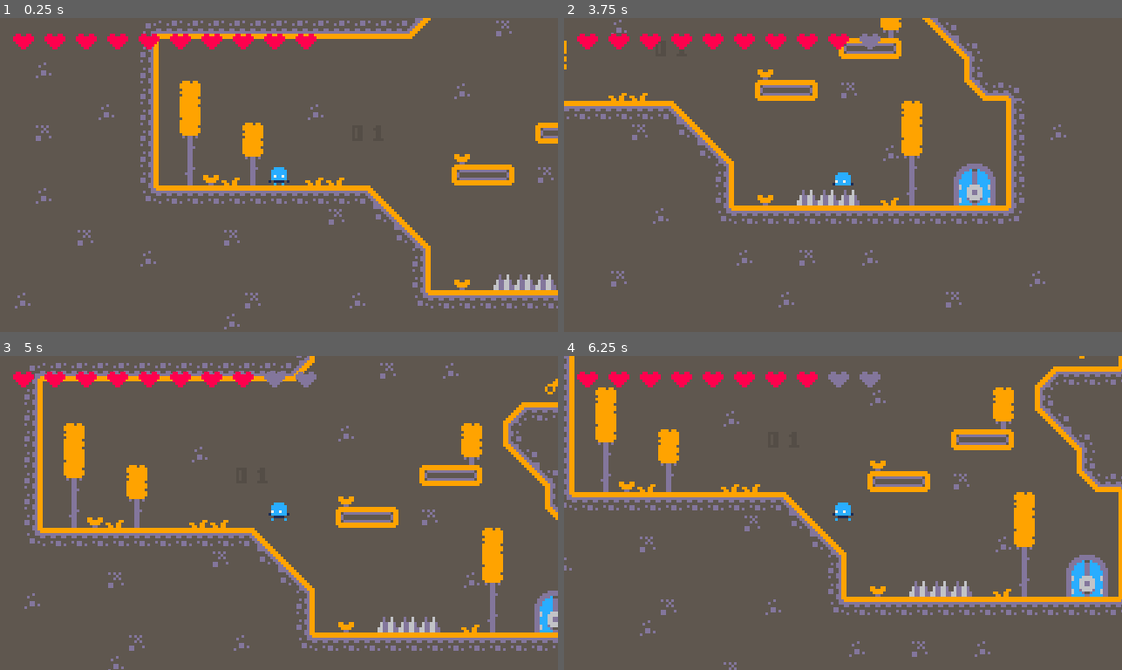
Above: before the commit, frames 1-4 (two rows, left to right).
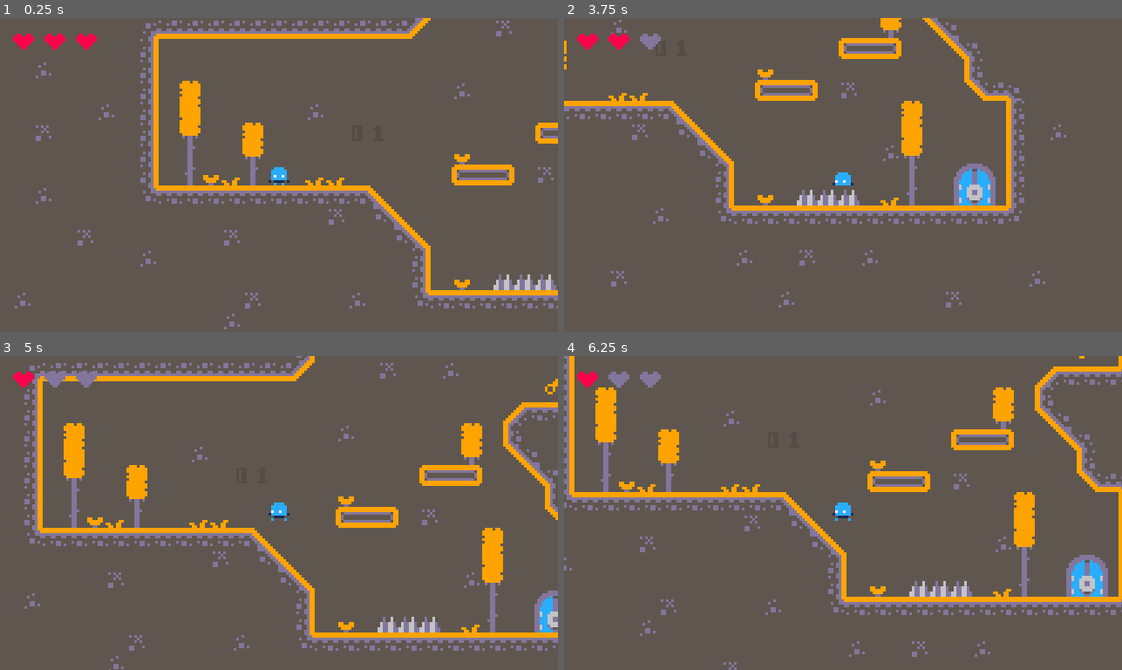
Above: after the commit, the same moments.

Repository: GreenM4x/rng_godot_game
Game: Godot game, scene res://Sceanes/Level/level_1.tscn
Two runs of this game, one before a commit and one after it. Both use one fixed random seed, a clock stepped at 60 frames per second and the inputs below.
Inputs:
- Up to frame 1 (0.25 s): no input
- Up to frame 2 (3.75 s): tap Enter at 0.5 s; hold D (move_right) 0.53-2.03 s; tap W (jump) at 0.6, 0.77, 1.07, 1.35, 1.52, 1.82, 2.1, 2.85, 3.02, 3.32, 3.6 s; hold A (move_left) 2.03-2.78 s; hold D (move_right) from 2.78 s (still down)
- Up to frame 3 (5 s): tap W (jump) at 3.77, 4.07, 4.35, 4.52, 4.82 s; release D (move_right) at 4.28 s; hold A (move_left) from 4.28 s (still down)
- Up to frame 4 (6.25 s): release A (move_left) at 5.03 s; hold D (move_right) 5.03-5.78 s; tap W (jump) at 5.1, 5.85, 6.02 s; hold A (move_left) from 5.78 s (still down)

The runs differ from the first frame. In frame 1, 0.9% of the frame differs, in the area x 19-57%, y 5-10%; in frame 2, 1.0%; in frame 3, 1.1%; in frame 4, 1.1%, in the area x 7-57%, y 5-10%.

Commit message:
Add spawnpoint to levels and improve player respawn
Introduced a Spawnpoint node to all level scenes and updated the player script to use it for respawning when health reaches zero. Refactored health management to use a current_health variable, fixed heart display logic, and improved animation resource ordering. Minor cleanup in player and level scenes.

Diff:
--- a/Sceanes/Level/level_1.tscn
+++ b/Sceanes/Level/level_1.tscn
@@ -248,3 +248,6 @@
 
 [node name="Door" parent="." instance=ExtResource("4_jqvj3")]
 position = Vector2(196, 32)
+
+[node name="Spawnpoint" type="Node2D" parent="."]
+position = Vector2(46, -4)
--- a/Sceanes/Level/level_2.tscn
+++ b/Sceanes/Level/level_2.tscn
@@ -213,6 +213,21 @@
 physics_layer_1/collision_layer = 10
 sources/0 = SubResource("TileSetAtlasSource_eejna")
 
+[sub_resource type="Animation" id="Animation_leek2"]
+length = 0.001
+tracks/0/type = "value"
+tracks/0/imported = false
+tracks/0/enabled = true
+tracks/0/path = NodePath(".:position")
+tracks/0/interp = 1
+tracks/0/loop_wrap = true
+tracks/0/keys = {
+"times": PackedFloat32Array(0),
+"transitions": PackedFloat32Array(1),
+"update": 0,
+"values": [Vector2(308, -156)]
+}
+
 [sub_resource type="Animation" id="Animation_0c6vb"]
 resource_name = "move_up_n_down"
 length = 2.0
@@ -230,21 +245,6 @@
 "values": [Vector2(308, -156), Vector2(308, -180)]
 }
 
-[sub_resource type="Animation" id="Animation_leek2"]
-length = 0.001
-tracks/0/type = "value"
-tracks/0/imported = false
-tracks/0/enabled = true
-tracks/0/path = NodePath(".:position")
-tracks/0/interp = 1
-tracks/0/loop_wrap = true
-tracks/0/keys = {
-"times": PackedFloat32Array(0),
-"transitions": PackedFloat32Array(1),
-"update": 0,
-"values": [Vector2(308, -156)]
-}
-
 [sub_resource type="AnimationLibrary" id="AnimationLibrary_5sxe6"]
 _data = {
 &"RESET": SubResource("Animation_leek2"),
@@ -280,7 +280,6 @@
 
 [node name="Player" parent="." instance=ExtResource("2_eejna")]
 position = Vector2(10, -4)
-jump_amout = 2
 
 [node name="Door" parent="." instance=ExtResource("3_dg3cx")]
 position = Vector2(187, -192)
@@ -296,3 +295,6 @@
 &"": SubResource("AnimationLibrary_5sxe6")
 }
 autoplay = "move_up_n_down"
+
+[node name="Spawnpoint" type="Node2D" parent="."]
+position = Vector2(10, -4)
--- a/Sceanes/Level/level_3.tscn
+++ b/Sceanes/Level/level_3.tscn
@@ -237,3 +237,6 @@
 
 [node name="Player" parent="." instance=ExtResource("2_uhev8")]
 position = Vector2(10, -4)
+
+[node name="Spawnpoint" type="Node2D" parent="."]
+position = Vector2(10, -4)
--- a/Sceanes/player.tscn
+++ b/Sceanes/player.tscn
@@ -56,6 +56,45 @@
 
 [sub_resource type="RectangleShape2D" id="RectangleShape2D_bc0vw"]
 size = Vector2(6, 7.75)
+
+[sub_resource type="Animation" id="Animation_5y3eo"]
+length = 0.001
+tracks/0/type = "value"
+tracks/0/imported = false
+tracks/0/enabled = true
+tracks/0/path = NodePath(".:rotation")
+tracks/0/interp = 1
+tracks/0/loop_wrap = true
+tracks/0/keys = {
+"times": PackedFloat32Array(0),
+"transitions": PackedFloat32Array(1),
+"update": 0,
+"values": [0.0]
+}
+tracks/1/type = "value"
+tracks/1/imported = false
+tracks/1/enabled = true
+tracks/1/path = NodePath(".:scale")
+tracks/1/interp = 1
+tracks/1/loop_wrap = true
+tracks/1/keys = {
+"times": PackedFloat32Array(0),
+"transitions": PackedFloat32Array(1),
+"update": 0,
+"values": [Vector2(1, 1)]
+}
+tracks/2/type = "value"
+tracks/2/imported = false
+tracks/2/enabled = true
+tracks/2/path = NodePath(".:motion_mode")
+tracks/2/interp = 1
+tracks/2/loop_wrap = true
+tracks/2/keys = {
+"times": PackedFloat32Array(0),
+"transitions": PackedFloat32Array(1),
+"update": 1,
+"values": [0]
+}
 
 [sub_resource type="Animation" id="Animation_rcu0a"]
 resource_name = "go_in_door"
@@ -96,45 +135,6 @@
 "values": [0]
 }
 
-[sub_resource type="Animation" id="Animation_5y3eo"]
-length = 0.001
-tracks/0/type = "value"
-tracks/0/imported = false
-tracks/0/enabled = true
-tracks/0/path = NodePath(".:rotation")
-tracks/0/interp = 1
-tracks/0/loop_wrap = true
-tracks/0/keys = {
-"times": PackedFloat32Array(0),
-"transitions": PackedFloat32Array(1),
-"update": 0,
-"values": [0.0]
-}
-tracks/1/type = "value"
-tracks/1/imported = false
-tracks/1/enabled = true
-tracks/1/path = NodePath(".:scale")
-tracks/1/interp = 1
-tracks/1/loop_wrap = true
-tracks/1/keys = {
-"times": PackedFloat32Array(0),
-"transitions": PackedFloat32Array(1),
-"update": 0,
-"values": [Vector2(1, 1)]
-}
-tracks/2/type = "value"
-tracks/2/imported = false
-tracks/2/enabled = true
-tracks/2/path = NodePath(".:motion_mode")
-tracks/2/interp = 1
-tracks/2/loop_wrap = true
-tracks/2/keys = {
-"times": PackedFloat32Array(0),
-"transitions": PackedFloat32Array(1),
-"update": 1,
-"values": [0]
-}
-
 [sub_resource type="AnimationLibrary" id="AnimationLibrary_bc0vw"]
 _data = {
 &"RESET": SubResource("Animation_5y3eo"),
@@ -146,7 +146,6 @@
 collision_mask = 33
 script = ExtResource("1_rcu0a")
 jump_amout = 1
-health = 10
 
 [node name="AnimatedSprite2D" type="AnimatedSprite2D" parent="."]
 texture_filter = 1
--- a/Scripts/player.gd
+++ b/Scripts/player.gd
@@ -1,8 +1,9 @@
 extends CharacterBody2D
+
 
 @export var speed: int = 50
 @export var acceleration: int = 5
-@export var jump_speed: int = -speed * 2.5
+@export var jump_speed: float = -speed * 2.5
 @export var jump_amout: int = 2
 @export var gravity: int = speed * 5
 @export var down_gravity_factor: float = 1.5
@@ -13,6 +14,7 @@
 @onready var animation_player: AnimationPlayer = $AnimationPlayer
 @onready var h_container: HBoxContainer = $HUD/Control/HBoxContainer
 @onready var heart_sceane: PackedScene = preload("res://Sceanes/heart.tscn")
+@onready var spawnpoint: Node2D = $"../Spawnpoint"
 
 #Timer
 @onready var jump_time_buffer: Timer = $JumpTimeBuffer
@@ -28,12 +30,14 @@
 var knockback: Vector2 = Vector2.ZERO
 var knockback_timer: float = 0.0
 
+var current_health: int = health
 var hearts_list: Array[TextureRect]
 var jumps_left: int
 
 func _ready() -> void:
+	spawnIn()
 	jumps_left = jump_amout
-	for heart in health:
+	for heart in current_health:
 		var heart_temp = heart_sceane.instantiate()
 		hearts_list.append(heart_temp)
 		h_container.add_child(heart_temp)
@@ -49,6 +53,10 @@
 	update_animation()
 	move_and_slide()
 
+
+func spawnIn() -> void:
+	current_health = health
+	global_position = spawnpoint.global_position
 
 func handle_input() -> void:
 	if Input.is_action_just_pressed("jump"):
@@ -120,13 +128,19 @@
 
 func update_heart_dispaly():
 	for i in range(hearts_list.size()):
-		if i >= health:
+		if i >= current_health:
 			hearts_list[i].get_child(0).play("noHeart")
+		else:
+			hearts_list[i].get_child(0).play("default")
 
 func _on_area_2d_body_entered(body: Node2D) -> void:
 	if body is TileMapLayer:
 		if body.name == "Enemie":
-			health -= 1
+			current_health -= 1
+			if current_health <= 0:
+				spawnIn()
+				update_heart_dispaly()
+				return
 			update_heart_dispaly()
 
 			var dir_x = -sign(velocity.x) if velocity.x != 0 else -1
--- a/project.godot
+++ b/project.godot
@@ -12,7 +12,7 @@
 
 config/name="RNG"
 run/main_scene="uid://wb5ijnojrm3t"
-config/features=PackedStringArray("4.4", "Forward Plus")
+config/features=PackedStringArray("4.5", "Forward Plus")
 config/icon="res://icon.svg"
 
 [display]
